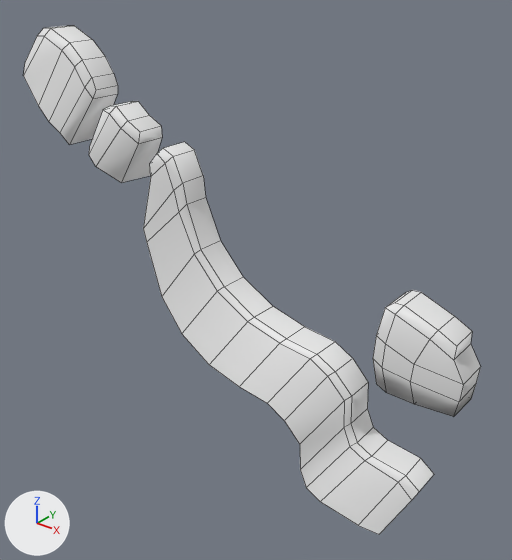
One commit to the Blender file Assets/Models/Part2.blend: the scene before it, then after it.
Both versions are drawn from a 50 mm lens placed at (107.1, -98.4, 36.3), pointed at (27.7, 0.8, -25.2). Lighting does not change. The marker at lower left points along +X, +Y and +Z. Mesh edges are drawn as thin lines. Objects named as collision shapes, trigger or cutter boxes, shadow casters or lower levels of detail are left out.

Names of what the first picture shows: 'Slope'.
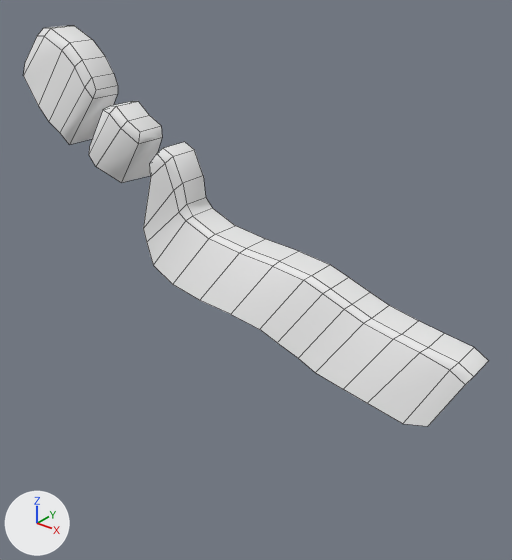
What differs and where, as boxes [x1, y1, x2, y2] in the pictures (512 x 560 px):
```json
{"object": "Slope", "change": "reshaped", "before": [23, 26, 481, 534], "after": [23, 26, 488, 426], "on screen": "21% shorter"}
{"part": 1, "of": "me_plane", "change": "cut back", "before": [151, 197, 481, 534], "after": [151, 197, 488, 426]}
```

Edits to the scene script, one JSON object a line:
```json
{"block": "me_plane", "where": "# used by ob_slope; location = (0.0, 0.0, 0.0); scale = (24.0, 3.0, 1.0)"}
{"op": "remove", "block": "me_plane", "code": "me_plane.from_pydata(...)  # 148 vertices, 105 faces; spans x -1.4..3.1, y -2.9..1.1, z -64.0..18.9"}
{"op": "add", "block": "me_plane", "code": "me_plane.from_pydata(...)  # 114 vertices, 79 faces; spans x -1.4..3.1, y -2.9..1.1, z -36.7..18.9"}
{"block": "me_plane", "change": "me_plane part 1"}
{"block": "me_plane", "change": "54 vertices are removed from x 1.9..3.1, y -2.9..1.1, z -64.0..-18.0"}
{"block": "me_plane", "change": "41 faces are deleted"}
{"block": "me_plane", "change": "4 vertices in x 1.6..1.9, y -2.9..1.0, z -44.8..-33.1 move by (-0.1, 0.0, 15.7)"}
{"block": "me_plane", "change": "4 vertices in x 1.8..2.1, y -2.9..1.0, z -47.0..-36.0 move by (-0.1, 0.0, 16.5)"}
{"block": "me_plane", "change": "4 vertices in x 1.3..1.9, y -2.9..1.0, z -44.0..-33.8 move by (-0.1, 0.0, 15.6)"}
{"block": "me_plane", "change": "4 vertices in x 0.4..0.7, y -2.6..1.0, z -31.4..-20.4 move by (-0.1, 0.0, 6.7)"}
{"block": "me_plane", "change": "3 vertices in x 0.6..0.9, y -2.8..1.0, z -37.9..-26.9 move by (0.0, 0.0, 10.9)"}
{"block": "me_plane", "change": "3 vertices in x 1.9..2.2, y -2.9..1.0, z -50.8..-39.8 move by (0.0, 0.0, 18.7)"}
{"block": "me_plane", "change": "6 vertices move from x 0.9..2.2, y -2.9..1.0, z -42.1..-27.7 to x 0.8..2.1, y -2.9..1.0, z -27.9..-16.9"}
{"block": "me_plane", "change": "20 vertices are added at x 2.0..3.1, y -2.9..1.1, z -36.7..-22.4"}
{"block": "me_plane", "change": "15 new faces join them"}
```
